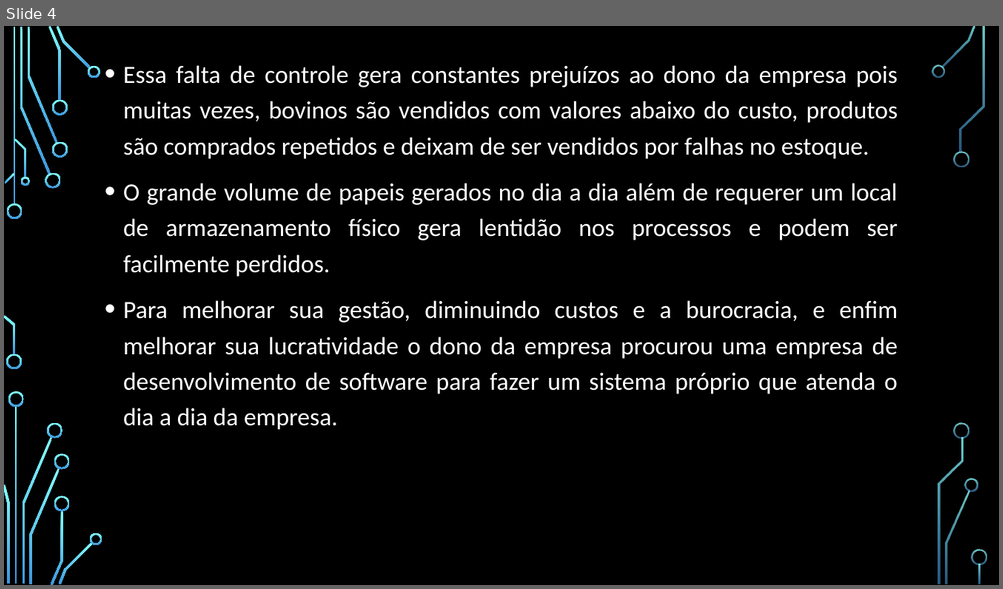
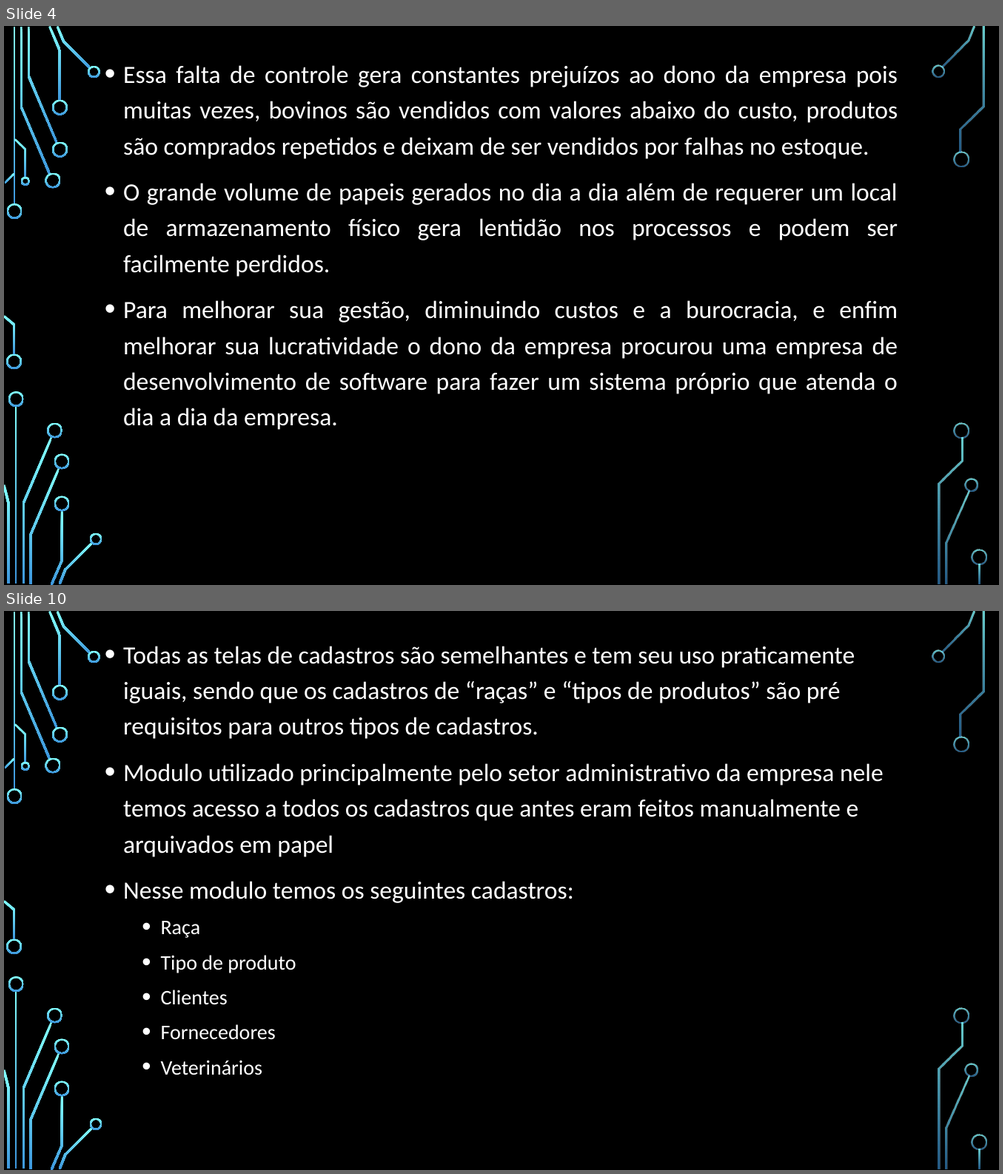
Before and after one commit to chav1985/GerenciamentoBovinos, a slide deck: GerenciamentoBovinos/Documentação/Apresentação/SISTEMA DE GERENCIAMENTO DE BOVINOS.pptx. Shown one above the other, each under a label of ours: slide 4 before the commit, slides 4 and 10 after it; the slides between them are not shown. The pictures are 1003x589 and 1003x1174 pixels, drawn with LibreOffice and Linux fonts; fonts in the diff are those of the drawing; background and template pictures are left out. Boxes give left, top, right and bottom in pixels: in the first picture for what was removed or moved away, otherwise in the second. Text is boxed around its words. In the diff, an @@ line names an element or a change of style, - is before the commit and + after.

```diff
--- a/GerenciamentoBovinos/Documentação/Apresentação/SISTEMA DE GERENCIAMENTO DE BOVINOS.pptx
+++ b/GerenciamentoBovinos/Documentação/Apresentação/SISTEMA DE GERENCIAMENTO DE BOVINOS.pptx
@@ slide 10 added at [4,611,999,1170], background picture (left out); not listed: 36 template elements that a slide beside it also shows @@
@@ text added at [123,646,883,1076], 24 pt, text #FFFFFF @@
+• Todas as telas de cadastros são semelhantes e tem seu uso praticamente iguais, sendo que os cadastros de “raças” e “tipos de produtos” são pré requisitos para outros tipos de cadastros.
+• Modulo utilizado principalmente pelo setor administrativo da empresa nele temos acesso a todos os cadastros que antes eram feitos manualmente e arquivados em papel
+• Nesse modulo temos os seguintes cadastros:
+  • Raça
+  • Tipo de produto
+  • Clientes
+  • Fornecedores
+  • Veterinários
```
Also in this commit, not shown: 3 slides changed, 14 other slides added, 1 other file.
